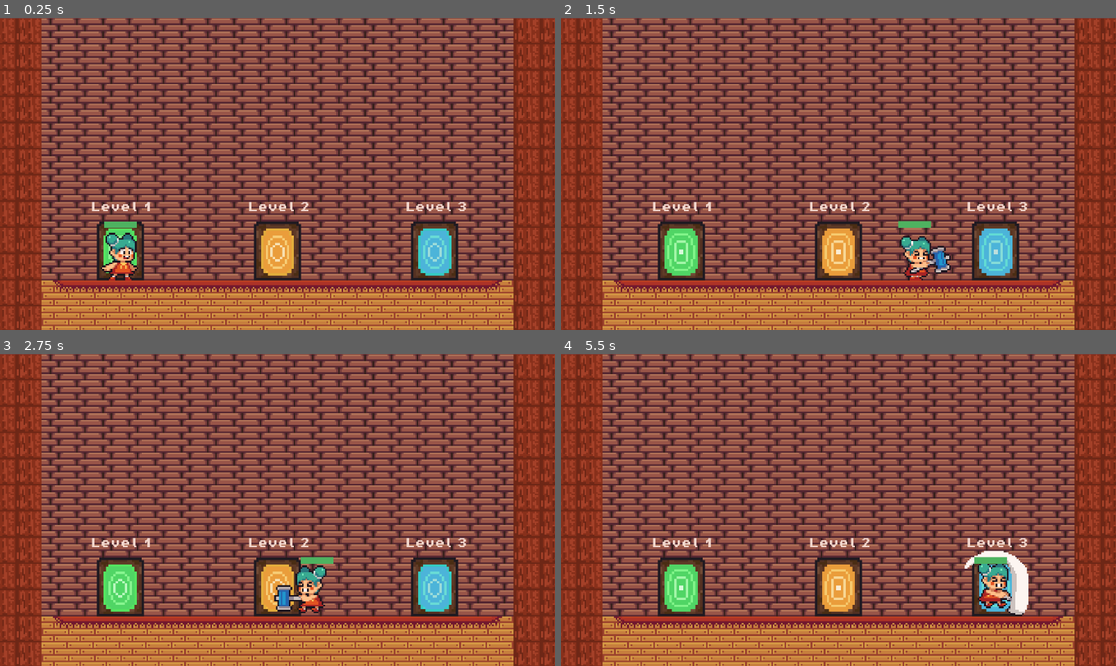
Above: before the commit, frames 1-4 (two rows, left to right).
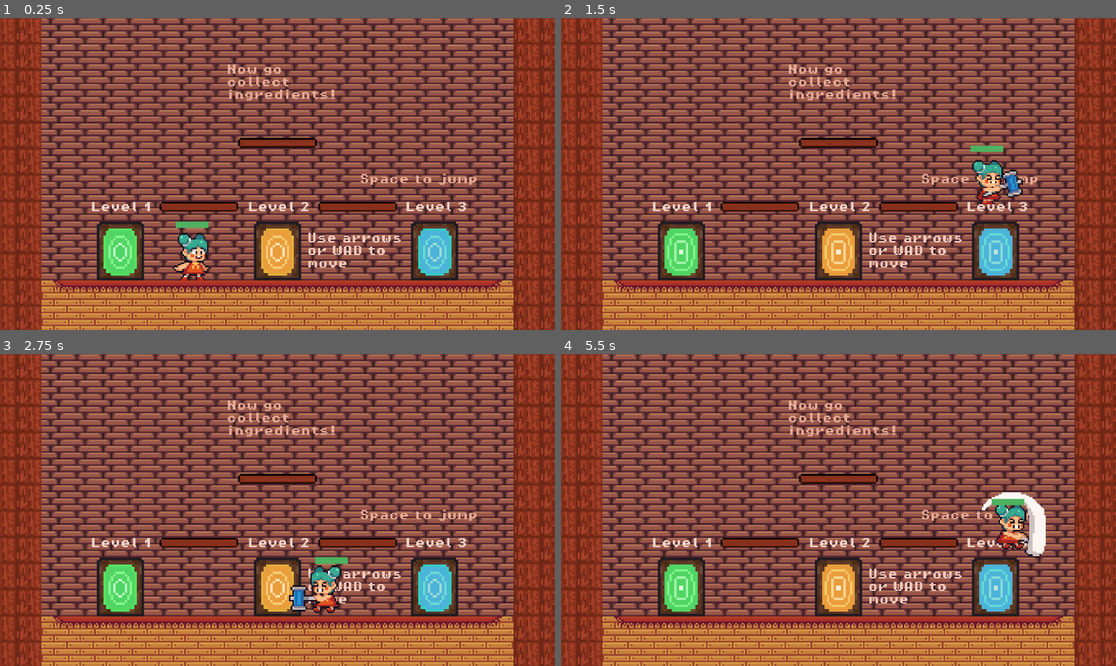
Above: after the commit, the same moments.

Repository: CakeRun/Vaerkstedsuge.github-brug-denne
Game: Godot game, scene res://main_scenes/tutroial_scene/MainTutorialScene.tscn
Same seed, same stepped clock (60 frames per second), same inputs: the game is played once before the commit and once after it. Before the commit the project starts from res://main_scenes/main_scene_1.tscn.
Inputs:
- Up to frame 1 (0.25 s): no input
- Up to frame 2 (1.5 s): hold D (move_right) from 0.53 s (still down); tap X (attack) at 0.6 s; tap Space (jump) at 0.77 s; tap E (enter) at 1.35 s
- Up to frame 3 (2.75 s): tap Space (jump) at 1.52 s; release D (move_right) at 2.03 s; hold A (move_left) from 2.03 s (still down); tap X (attack) at 2.1 s
- Up to frame 4 (5.5 s): release A (move_left) at 2.78 s; hold D (move_right) 2.78-4.28 s; tap E (enter) at 2.85, 4.35 s; tap Space (jump) at 3.02, 3.77, 4.52 s; tap X (attack) at 3.6, 5.1 s; hold A (move_left) 4.28-5.03 s; hold D (move_right) from 5.03 s (still down)

The runs differ from the first frame. In frame 1, 4.2% of the frame differs, in the area x 18-86%, y 14-85%; in frame 2, 4.3%; in frame 3, 3.7%; in frame 4, 5.4%, in the area x 28-88%, y 14-85%.

Commit message:
tutorial scene redigeret ind

Diff:
--- a/GoDot/main scene (start)/MainTutorialScene.tscn
+++ b/GoDot/main_scenes/tutroial_scene/MainTutorialScene.tscn
@@ -1,6 +1,6 @@
 [gd_scene load_steps=17 format=3 uid="uid://b7dinulb11amm"]
 
-[ext_resource type="Script" path="res://main scene (start)/MainTutorialScene.gd" id="1_0yw30"]
+[ext_resource type="Script" path="res://main_scenes/tutroial_scene/MainTutorialScene.gd" id="1_0yw30"]
 [ext_resource type="Texture2D" uid="uid://470jsw042md2" path="res://Graphics/Tuneser.png" id="1_djclk"]
 [ext_resource type="Texture2D" uid="uid://deg377hwwlxgl" path="res://Graphics/background_main_color.png" id="2_7htvy"]
 [ext_resource type="PackedScene" uid="uid://b7jhvuktgw15c" path="res://doors/door_blue.tscn" id="3_8cbd5"]
@@ -5985,11 +5985,11 @@
 
 [node name="Label_mission" type="Label" parent="txt"]
 offset_left = -40.0
-offset_top = -153.0
+offset_top = -139.0
 offset_right = 152.0
-offset_bottom = -99.0
+offset_bottom = -85.0
 scale = Vector2(0.376787, 0.406986)
-theme_override_colors/font_color = Color(0.880632, 0.611011, 0.522475, 1)
+theme_override_colors/font_color = Color(0.901961, 0.666667, 0.588235, 1)
 theme_override_fonts/font = ExtResource("7_mcjrf")
 theme_override_font_sizes/font_size = 0
 text = "Now go collect ingredients!"
--- a/GoDot/project.godot
+++ b/GoDot/project.godot
@@ -11,7 +11,7 @@
 [application]
 
 config/name="værkstedsuge_spil"
-run/main_scene="res://main_scenes/main_scene_1.tscn"
+run/main_scene="res://main_scenes/tutroial_scene/MainTutorialScene.tscn"
 config/features=PackedStringArray("4.2", "Forward Plus")
 
 [autoload]
Renamed: GoDot/main scene (start)/MainTutorialScene.gd -> GoDot/main_scenes/tutroial_scene/MainTutorialScene.gd
Not shown: 1 places in GoDot/main_scenes/tutroial_scene/MainTutorialScene.tscn that only renumber resources
